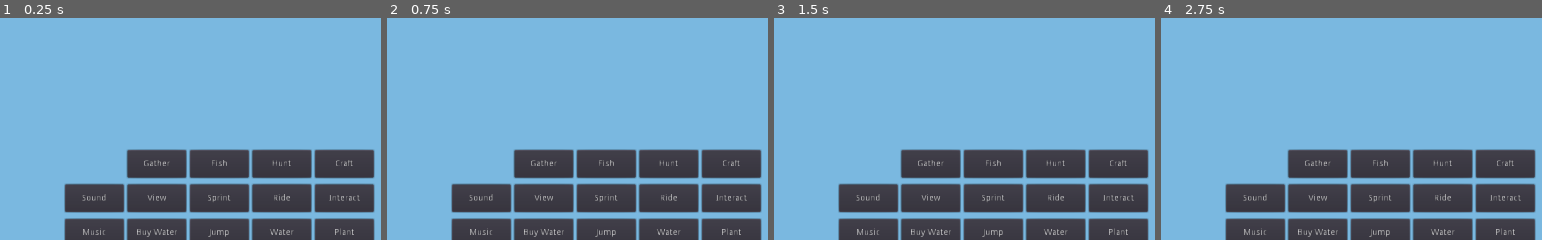
Above: before the commit, frames 1-4 (left to right).
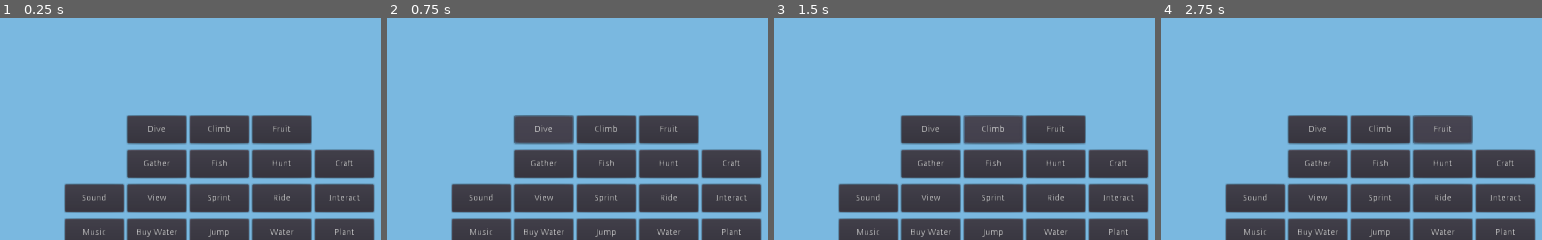
Above: after the commit, the same moments.

Repository: gikoko611/G.I-KO-KO-MYANMAR-OPEN-WORLD-3D-
Game: Godot game, scene res://scenes/main.tscn
Two runs of this game, one before a commit and one after it. Both use one fixed random seed, a clock stepped at 60 frames per second and the inputs below. This scene is started directly instead of the project's main scene.
Inputs (mouse positions are % of the whole screen's width and height, from its top left):
- Up to frame 1 (0.25 s): no input
- Up to frame 2 (0.75 s): click (71, 57) at 0.5 s, where only the run after the commit has a clickable "Dive"
- Up to frame 3 (1.5 s): click (79, 57) at 1.25 s, where only the run after the commit has a clickable "Climb"
- Up to frame 4 (2.75 s): click (87, 57) at 2 s, where only the run after the commit has a clickable "Fruit"
The pictures show only the part of the screen within x 50-100%, y 32-82%; the shares and areas given below are measured in that part.

The runs differ from the first frame. In frame 1, 6.5% of the frame differs, in the area x 33-82%, y 43-58%; in frame 2, 6.5%; in frame 3, 6.5%; in frame 4, 6.5%.
Error in both runs: Invalid set index 'specular' (on base: 'SpatialMaterial') with value of type 'float'. (res://scripts/world_builder.gd:93)

Commit message:
Add dive, climb and fruit controls

Diff:
--- a/scripts/touch_ui.gd
+++ b/scripts/touch_ui.gd
@@ -37,6 +37,9 @@
     _button(root, "Mode", Vector2(280,158), "mode")
     _button(root, "MM/EN", Vector2(375,158), "language")
     _button(root, "Forest +30", Vector2(470,158), "forest_mission")
+    _button(root, "Dive", Vector2(-460,-330), "dive", true)
+    _button(root, "Climb", Vector2(-360,-330), "climb", true)
+    _button(root, "Fruit", Vector2(-260,-330), "fruit", true)
     _button(root, "Gather", Vector2(-460,-275), "gather", true)
     _button(root, "Fish", Vector2(-360,-275), "fish", true)
     _button(root, "Hunt", Vector2(-260,-275), "hunt", true)
